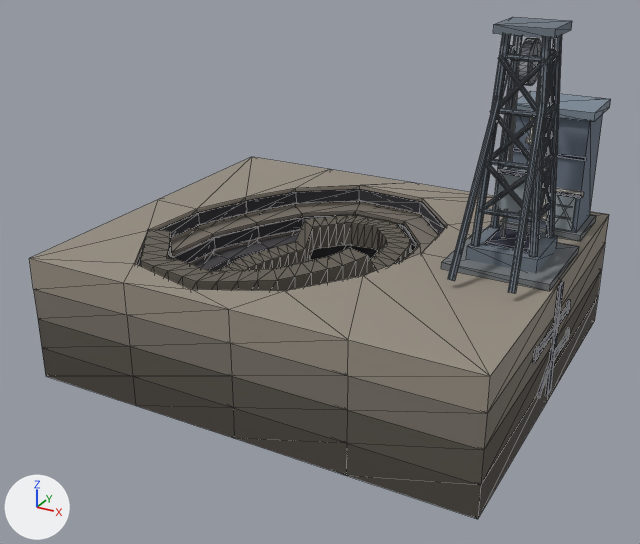
One commit to the glTF model price-of-everything-0.1/assets/supply_chain_3d/mine_flush_lvl2.glb: the scene before it, then after it.
Camera for both pictures: a 50 mm lens placed at (0.845, -1.621, 0.993), pointed at (-0.003, -0.08, 0.222). Lighting does not change. The marker at lower left points along +X, +Y and +Z. The older version comes first. Mesh edges are drawn as thin lines. Vertices at exactly the same position are counted once.

Objects in the first picture: 'mine_flush'.
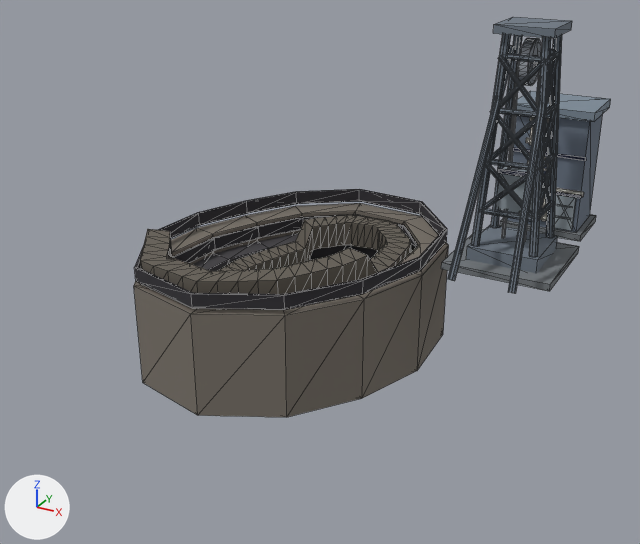
The change in detail:
me_mine_flush is used by ob_mine_flush; location (0.0, 0.0, 0.0).
me_mine_flush had 1665 vertices, 3156 faces and spanned x -0.5..0.5, y -0.425..0.425, z 0.0..0.756.
me_mine_flush now has 1465 vertices, 2652 faces and spans x -0.393..0.488, y -0.393..0.365, z 0.0..0.756.
me_mine_flush part 1: 11 loose pieces with 200 vertices, spanning x -0.5..0.5, y -0.425..0.425, z 0.0..0.33, are deleted.

Where the change shows, as pixel boxes (x1, y1, x2, y2) in the pictures (640 x 544 px):
'mine_flush', reshaped (18% narrower, 20% shorter)
    before: (29, 17, 611, 519)
    after: (134, 17, 611, 417)
part 1 of me_mine_flush, deleted
    before: (29, 157, 609, 519)
